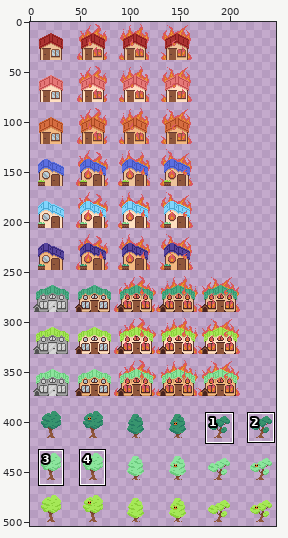
Edited in one commit: sprite sheet (resources/sprites/sprite_house_01.png). The picture above shows the old version from afar; the outline marks the close-up.
Close-up. First the earlier version:
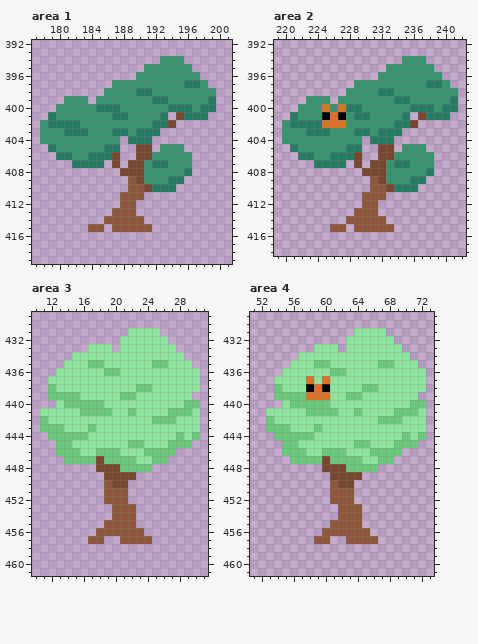
The file is 252x504 pixels. Shown: area 1: x 177..201, y 392..419; area 2: x 219..242, y 392..418; area 3: x 10..31, y 429..461; area 4: x 51..73, y 429..461. The wide view leaves out empty margins. The commit also changed other parts of the picture, which this record leaves out.
And afterwards:
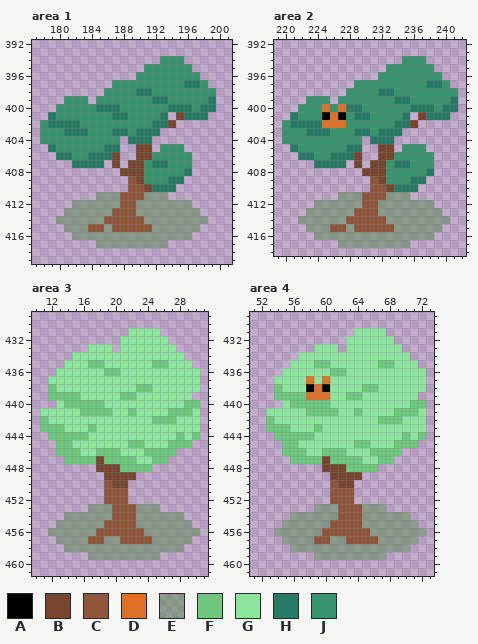
Palette (. is transparent): A #000000  B #77462f  C #8f563b  D #df7126  E #5e8e558c  F #6bc87d  G #8ce59d  H #267b64  J #37946e
The exact change:
--- area 1
@@ x 177..201 @@
 410 ............CCBHHH.......
-411 ...........CCC...........
-412 ...........CC............
-413 ..........CCC............
-414 .........CCCCC...........
-415 .......CC.CCCCC..........
-416 .........................
-417 .........................
+411 ........EEECCCEEE........
+412 .....EEEEEECCEEEEEEE.....
+413 ....EEEEEECCCEEEEEEEE....
+414 ...EEEEEECCCCCEEEEEEEE...
+415 ....EEECCECCCCCEEEEEE....
+416 .....EEEEEEEEEEEEEEE.....
+417 ........EEEEEEEEE........
 418 .........................
--- area 2
@@ x 219..242 @@
 410 ............CCBHHH......
-411 ...........CCC..........
-412 ...........CC...........
-413 ..........CCC...........
-414 .........CCCCC..........
-415 .......CC.CCCCC.........
-416 ........................
-417 ........................
+411 ........EEECCCEEE.......
+412 .....EEEEEECCEEEEEEE....
+413 ....EEEEEECCCEEEEEEEE...
+414 ...EEEEEECCCCCEEEEEEEE..
+415 ....EEECCECCCCCEEEEEE...
+416 .....EEEEEEEEEEEEEEE....
+417 ........EEEEEEEEE.......
 418 ........................
--- area 3
@@ x 10..31 @@
 452 .........CCC..........
-453 ..........CCC.........
-454 ..........CCC.........
-455 .........CCCC.........
-456 ........CCCCCC........
-457 .......CC..CCCC.......
-458 ......................
-459 ......................
+453 .......EEECCCEEE......
+454 ....EEEEEECCCEEEEEE...
+455 ...EEEEEECCCCEEEEEEE..
+456 ..EEEEEECCCCCCEEEEEEE.
+457 ...EEEECCEECCCCEEEEE..
+458 ....EEEEEEEEEEEEEEE...
+459 .......EEEEEEEEE......
 460 ......................
--- area 4
@@ x 51..73 @@
 452 ..........CCC..........
-453 ...........CCC.........
-454 ...........CCC.........
-455 ..........CCCC.........
-456 .........CCCCCC........
-457 ........CC..CCCC.......
-458 .......................
-459 .......................
+453 ........EEECCCEEE......
+454 .....EEEEEECCCEEEEEE...
+455 ....EEEEEECCCCEEEEEEE..
+456 ...EEEEEECCCCCCEEEEEEE.
+457 ....EEEECCEECCCCEEEEE..
+458 .....EEEEEEEEEEEEEEE...
+459 ........EEEEEEEEE......
 460 .......................
Pixel boxes of the changes (left, top, right, bottom) in both close-ups:
added: (56, 192, 208, 248)
added: (298, 192, 450, 248)
added: (48, 504, 200, 560)
added: (274, 504, 426, 560)
